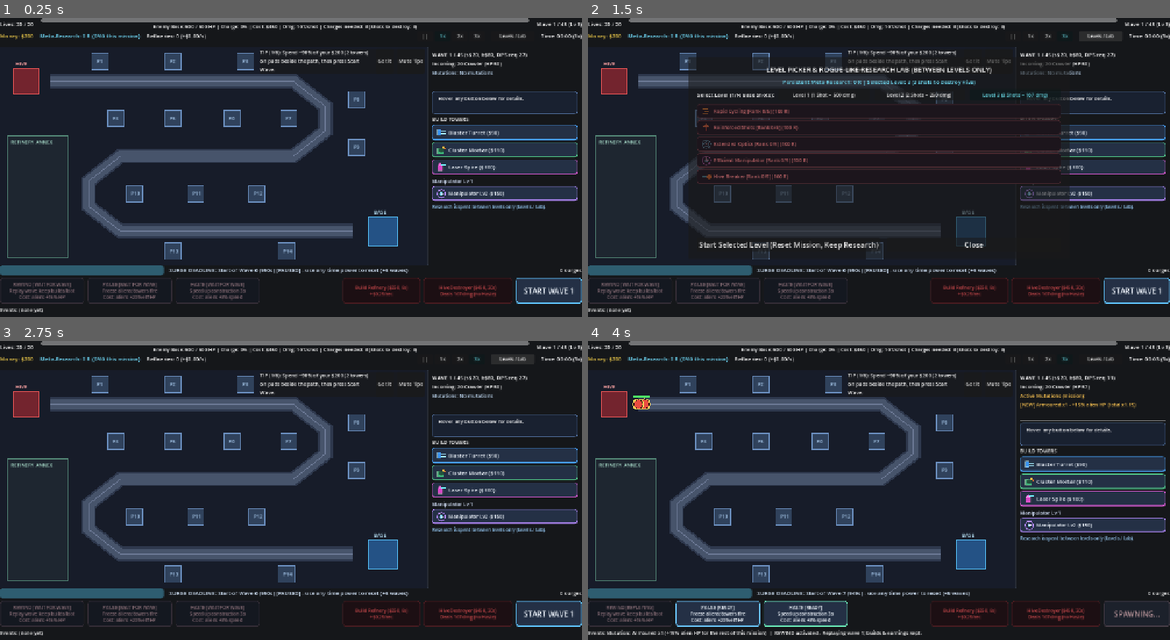
Above: before the commit, frames 1-4 (two rows, left to right).
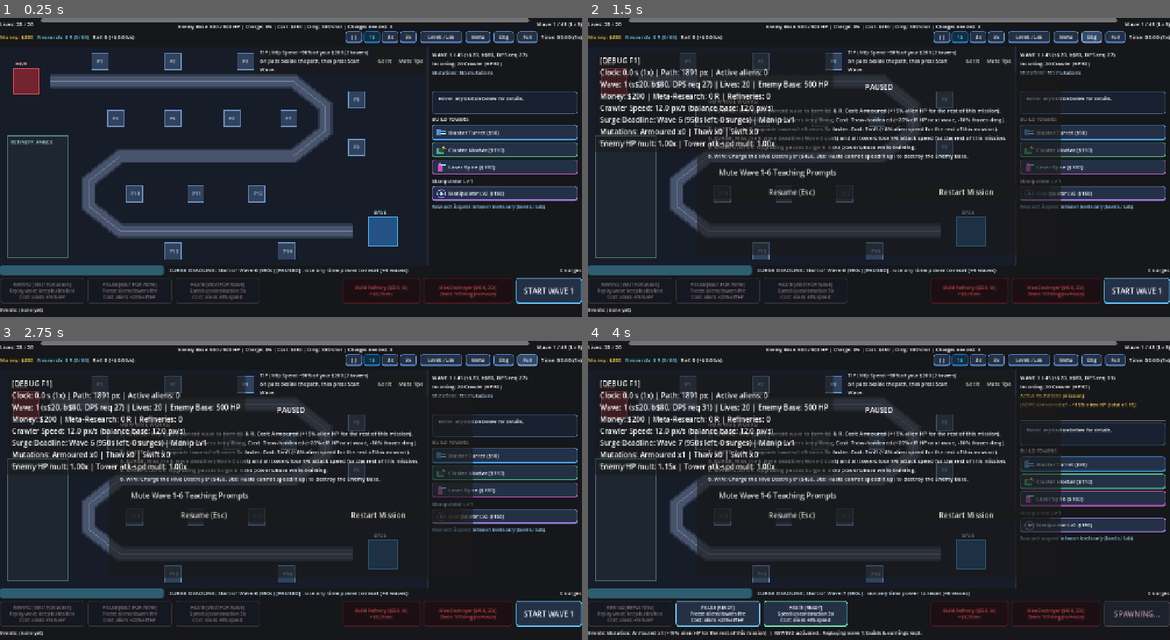
Above: after the commit, the same moments.

Repository: toxicw8st/time-defense
Game: Godot game, scene res://scenes/main.tscn
Same seed, same stepped clock (60 frames per second), same inputs: the game is played once before the commit and once after it.
Inputs (mouse positions are in pixels of both pictures, inside the frame that each line leads up to):
- Up to frame 1 (0.25 s): no input
- Up to frame 2 (1.5 s): click (1065, 35) at 0.5 s, where only the run after the commit has a clickable "Menu"; click (1094, 35) at 1.25 s, where only the run after the commit has a clickable "Dbg"
- Up to frame 3 (2.75 s): click (529, 358) at 2 s, where only the run after the commit has a clickable "Full"
- Up to frame 4 (4 s): click "START WAVE 1" at 2.75 s; click "REWIND [READY] Replay wave, k…" at 3.5 s

The runs differ from the first frame. In frame 1, 2.0% of the frame differs, in the area x 0-100%, y 2-9%; in frame 2, 15%; in frame 3, 18%; in frame 4, 18%, in the area x 0-100%, y 2-85%.

Commit message:
Add mobile touch ergonomics, Godot Web export preset, and GitHub Pages auto-deploy workflow

Diff:
--- a/project.godot
+++ b/project.godot
@@ -24,9 +24,16 @@
 window/size/viewport_width=1280
 window/size/viewport_height=720
 window/stretch/mode="canvas_items"
-window/stretch/aspect="expand"
+window/stretch/aspect="keep"
+window/handheld/orientation=0
+
+[input_devices]
+
+pointing/emulate_mouse_from_touch=true
+pointing/emulate_touch_from_mouse=false
 
 [rendering]
 
 renderer/rendering_method="gl_compatibility"
 renderer/rendering_method.mobile="gl_compatibility"
+textures/vram_compression/import_etc2_astc=true
--- a/scenes/hud.tscn
+++ b/scenes/hud.tscn
@@ -47,7 +47,7 @@
 
 [node name="Row2" type="HBoxContainer" parent="TopBar/VBox"]
 layout_mode = 2
-theme_override_constants/separation = 14
+theme_override_constants/separation = 8
 
 [node name="MoneyLabel" type="Label" parent="TopBar/VBox/Row2"]
 theme_override_colors/font_color = Color(1, 0.85, 0.3, 1)
@@ -59,47 +59,65 @@
 theme_override_colors/font_color = Color(0.45, 0.88, 1, 1)
 layout_mode = 2
 theme_override_font_sizes/font_size = 12
-text = "Meta-Research: 0 R"
+text = "Research: 0 R (0/60)"
 
 [node name="RefineriesLabel" type="Label" parent="TopBar/VBox/Row2"]
 layout_mode = 2
 size_flags_horizontal = 3
 theme_override_font_sizes/font_size = 12
-text = "Refineries: 0 (+$0.00/s)"
+text = "Ref: 0 (+$0.00/s)"
 
 [node name="SpeedBox" type="HBoxContainer" parent="TopBar/VBox/Row2"]
 layout_mode = 2
 theme_override_constants/separation = 4
 
 [node name="SpeedPauseButton" type="Button" parent="TopBar/VBox/Row2/SpeedBox"]
-custom_minimum_size = Vector2(34, 22)
+custom_minimum_size = Vector2(36, 26)
 layout_mode = 2
 theme_override_font_sizes/font_size = 10
 text = "||"
 
 [node name="Speed1xButton" type="Button" parent="TopBar/VBox/Row2/SpeedBox"]
-custom_minimum_size = Vector2(34, 22)
+custom_minimum_size = Vector2(36, 26)
 layout_mode = 2
 theme_override_font_sizes/font_size = 10
 text = "1x"
 
 [node name="Speed2xButton" type="Button" parent="TopBar/VBox/Row2/SpeedBox"]
-custom_minimum_size = Vector2(34, 22)
+custom_minimum_size = Vector2(36, 26)
 layout_mode = 2
 theme_override_font_sizes/font_size = 10
 text = "2x"
 
 [node name="Speed3xButton" type="Button" parent="TopBar/VBox/Row2/SpeedBox"]
-custom_minimum_size = Vector2(34, 22)
+custom_minimum_size = Vector2(36, 26)
 layout_mode = 2
 theme_override_font_sizes/font_size = 10
 text = "3x"
 
 [node name="LevelPickerButton" type="Button" parent="TopBar/VBox/Row2"]
-custom_minimum_size = Vector2(96, 22)
+custom_minimum_size = Vector2(92, 26)
 layout_mode = 2
 theme_override_font_sizes/font_size = 10
 text = "Levels / Lab"
+
+[node name="MenuButton" type="Button" parent="TopBar/VBox/Row2"]
+custom_minimum_size = Vector2(54, 26)
+layout_mode = 2
+theme_override_font_sizes/font_size = 10
+text = "Menu"
+
+[node name="DebugButton" type="Button" parent="TopBar/VBox/Row2"]
+custom_minimum_size = Vector2(44, 26)
+layout_mode = 2
+theme_override_font_sizes/font_size = 10
+text = "Dbg"
+
+[node name="FullscreenButton" type="Button" parent="TopBar/VBox/Row2"]
+custom_minimum_size = Vector2(44, 26)
+layout_mode = 2
+theme_override_font_sizes/font_size = 10
+text = "Full"
 
 [node name="ClockLabel" type="Label" parent="TopBar/VBox/Row2"]
 layout_mode = 2
--- a/scripts/hud.gd
+++ b/scripts/hud.gd
@@ -15,6 +15,9 @@
 @onready var speed_2x_button: Button = $TopBar/VBox/Row2/SpeedBox/Speed2xButton
 @onready var speed_3x_button: Button = $TopBar/VBox/Row2/SpeedBox/Speed3xButton
 @onready var level_picker_button: Button = $TopBar/VBox/Row2/LevelPickerButton
+@onready var menu_button: Button = $TopBar/VBox/Row2/MenuButton
+@onready var debug_button: Button = $TopBar/VBox/Row2/DebugButton
+@onready var fullscreen_button: Button = $TopBar/VBox/Row2/FullscreenButton
 @onready var clock_label: Label = $TopBar/VBox/Row2/ClockLabel
 
 @onready var right_panel: PanelContainer = $RightPanel
@@ -104,6 +107,7 @@
 var _icons: Dictionary = {}
 var _hover_descriptions: Dictionary = {}
 var _hovered_button: Button = null
+var _tapped_info_button: Button = null
 var _armed_style_state: Dictionary = {"blaster": false, "mortar": false, "laser": false}
 
 const RESEARCH_ORDER: Array[String] = [
@@ -138,6 +142,9 @@
 	speed_2x_button.pressed.connect(func() -> void: GameState.set_game_speed(2.0))
 	speed_3x_button.pressed.connect(func() -> void: GameState.set_game_speed(3.0))
 	level_picker_button.pressed.connect(_toggle_between_levels_screen)
+	menu_button.pressed.connect(_toggle_pause_menu)
+	debug_button.pressed.connect(_toggle_debug_panel)
+	fullscreen_button.pressed.connect(_toggle_fullscreen)
 
 	level_1_button.pressed.connect(func() -> void: _select_level(1))
 	level_2_button.pressed.connect(func() -> void: _select_level(2))
@@ -257,6 +264,9 @@
 	UIIcons.apply_right_button_theme(charge_button, Color(0.95, 0.62, 0.28))
 	UIIcons.apply_right_button_theme(start_wave_button, Color(0.38, 0.78, 1.0))
 
+	for top_btn in [speed_pause_button, speed_1x_button, speed_2x_button, speed_3x_button, level_picker_button, menu_button, debug_button, fullscreen_button]:
+		UIIcons.apply_right_button_theme(top_btn, Color(0.36, 0.56, 0.82))
+
 
 func _init_styled_button(btn: Button, icon_tex: Texture2D, accent: Color) -> void:
 	btn.icon = icon_tex
@@ -271,21 +281,32 @@
 			_hovered_button = null
 			_refresh_hover_info()
 	)
+	btn.pressed.connect(func() -> void:
+		_tapped_info_button = btn
+		_refresh_hover_info()
+	)
+	# Also respond to touch/click even when disabled so mobile users can tap any button to inspect it
+	btn.gui_input.connect(func(ev: InputEvent) -> void:
+		if (ev is InputEventMouseButton and ev.pressed and ev.button_index == MOUSE_BUTTON_LEFT) or (ev is InputEventScreenTouch and ev.pressed):
+			_tapped_info_button = btn
+			_refresh_hover_info()
+	)
 
 
 func _set_button_description(btn: Button, desc: String) -> void:
 	_hover_descriptions[btn] = desc
 	btn.tooltip_text = desc
-	if _hovered_button == btn:
+	if _hovered_button == btn or _tapped_info_button == btn:
 		_refresh_hover_info()
 
 
 func _refresh_hover_info() -> void:
-	if _hovered_button != null and _hover_descriptions.has(_hovered_button):
-		hover_info_label.text = _hover_descriptions[_hovered_button]
+	var active_btn: Button = _hovered_button if _hovered_button != null else _tapped_info_button
+	if active_btn != null and is_instance_valid(active_btn) and _hover_descriptions.has(active_btn):
+		hover_info_label.text = _hover_descriptions[active_btn]
 		hover_info_label.modulate = Color(0.95, 0.98, 1.0)
 	else:
-		hover_info_label.text = "Hover any button below for details."
+		hover_info_label.text = "Hover or tap any button below for details."
 		hover_info_label.modulate = Color(0.68, 0.76, 0.88)
 
 
@@ -345,25 +366,24 @@
 	var shot_dmg: int = base_attack_ref.get_shot_damage() if base_attack_ref != null else Balance.BASE_ATTACK_TEST_DAMAGE_OVERRIDE
 	var shots_left: int = base_attack_ref.get_shots_to_destroy_remaining() if base_attack_ref != null else int(ceil(float(m.enemy_base_hp) / float(shot_dmg)))
 	var charge_pct: int = int(round(base_attack_ref.get_charge_progress() * 100.0)) if base_attack_ref != null else 0
-	enemy_base_label.text = "Enemy Base: %d / %d HP | Charge: %d%% | Cost: $%d | Dmg: %d/shot | Charges needed: %d (Shots to destroy: %d)" % [
+	enemy_base_label.text = "Enemy Base: %d / %d HP | Charge: %d%% | Cost: $%d | Dmg: %d/shot | Charges needed: %d" % [
 		m.enemy_base_hp,
 		Balance.ENEMY_BASE_MAX_HP,
 		charge_pct,
 		Balance.BASE_ATTACK_COST,
 		shot_dmg,
 		shots_left,
-		shots_left,
 	]
 
 	var max_w: int = wave_manager_ref.max_waves_limit if wave_manager_ref != null else WavesData.MISSION_TARGET_WAVE
 	wave_label.text = "Wave %d / %d (Lv %d)" % [m.wave_number, max_w, GameState.selected_mission_level]
 	money_label.text = "Money: $%d" % m.economy["money"]
-	research_label.text = "Meta-Research: %d R (%d/%d this mission)" % [
+	research_label.text = "Research: %d R (%d/%d)" % [
 		GameState.meta_research,
 		int(m.stats["research_earned"]),
 		Balance.MAX_RESEARCH_PER_MISSION,
 	]
-	refineries_label.text = "Refineries: %d (+$%.2f/s)" % [
+	refineries_label.text = "Ref: %d (+$%.2f/s)" % [
 		m.economy["refineries_owned"],
 		float(m.economy["refineries_owned"]) * Balance.REFINERY_RATE_PER_SEC,
 	]
@@ -923,11 +943,26 @@
 	_refresh_selection_panel()
 
 
+func _toggle_debug_panel() -> void:
+	debug_panel.visible = not debug_panel.visible
+	_refresh_all()
+
+
+func _toggle_fullscreen() -> void:
+	var mode := DisplayServer.window_get_mode()
+	if mode == DisplayServer.WINDOW_MODE_FULLSCREEN or mode == DisplayServer.WINDOW_MODE_EXCLUSIVE_FULLSCREEN:
+		DisplayServer.window_set_mode(DisplayServer.WINDOW_MODE_WINDOWED)
+	else:
+		DisplayServer.window_set_mode(DisplayServer.WINDOW_MODE_FULLSCREEN)
+
+
 func _on_selection_cleared() -> void:
 	_selected_pad_idx = -1
 	_selected_tower = null
+	_tapped_info_button = null
 	_sell_confirm_armed = false
 	_refresh_selection_panel()
+	_refresh_hover_info()
 
 
 func _on_wave_summary_updated(summary_text: String) -> void:
@@ -1066,10 +1101,13 @@
 	_last_summary_text = ""
 	_selected_pad_idx = -1
 	_selected_tower = null
+	_hovered_button = null
+	_tapped_info_button = null
 	_sell_confirm_armed = false
 	_event_feed.clear()
 	event_feed_label.text = "Events: (none yet)"
 	_check_teaching_prompt()
+	_refresh_hover_info()
 
 
 func _on_start_wave_pressed() -> void:
--- a/scripts/map.gd
+++ b/scripts/map.gd
@@ -42,6 +42,7 @@
 const PLAYER_BASE_POS: Vector2 = Vector2(842, 405)
 const REFINERY_ANNEX_RECT: Rect2 = Rect2(16, 195, 134, 268)
 const PAD_SIZE: float = 36.0
+const PAD_TOUCH_RADIUS: float = 34.0 # Finger-friendly hit zone (68 px diameter; pads are >=105 px apart)
 
 @onready var map_click_area: Control = $MapClickArea
 @onready var enemy_path: Path2D = $EnemyPath
@@ -367,7 +368,14 @@
 		var rect := Rect2(p.x - half, p.y - half, PAD_SIZE, PAD_SIZE)
 		if rect.has_point(local_pos):
 			return i
-	return -1
+	var best_idx: int = -1
+	var best_dist_sq: float = PAD_TOUCH_RADIUS * PAD_TOUCH_RADIUS
+	for i in range(BUILD_PAD_POSITIONS.size()):
+		var d_sq: float = local_pos.distance_squared_to(BUILD_PAD_POSITIONS[i])
+		if d_sq <= best_dist_sq:
+			best_dist_sq = d_sq
+			best_idx = i
+	return best_idx
 
 
 func _draw() -> void:
--- a/tests/test_step8.gd
+++ b/tests/test_step8.gd
@@ -9,7 +9,8 @@
 ## (f) DPS needed per wave for Waves 1-10 matches prompt table [27, 37, 46, 60, 104, 138, 121, 137, 179, 544] within ~10%
 
 func _ready() -> void:
-	await _test_real_ui_clicks_and_hud_requirements()
+	var ui_ok: bool = await _test_real_ui_clicks_and_hud_requirements()
+	assert(ui_ok, "UI clicks and mobile ergonomics test must complete cleanly")
 	_test_f_dps_needed_and_algorithm_table()
 	_test_a_two_towers_fail_before_wave_5()
 	_test_b_fourth_refinery_impossible_before_wave_5()
@@ -44,7 +45,7 @@
 	await get_tree().process_frame
 
 
-func _test_real_ui_clicks_and_hud_requirements() -> void:
+func _test_real_ui_clicks_and_hud_requirements() -> bool:
 	GameState.reset_meta_progression()
 	GameState.prompts_muted = false
 	GameState.reset_mission()
@@ -80,6 +81,18 @@
 	var base_right_size: Vector2 = hud.right_panel.size
 	var base_hover_size: Vector2 = hud.hover_info_panel.size
 	assert(base_right_size == Vector2(340, 480), "RightPanel must stay fixed 340x480, got %s" % str(base_right_size))
+
+	# Verify mobile TopBar buttons exist, fit inside 1280px, and work without a keyboard (Esc/F1)
+	assert(hud.menu_button.visible and hud.debug_button.visible and hud.fullscreen_button.visible)
+	assert(hud.clock_label.get_global_rect().end.x <= 1280.0, "TopBar Row2 must fit cleanly inside 1280px")
+	hud.debug_button.pressed.emit()
+	assert(hud.debug_panel.visible, "Mobile Dbg button must toggle DebugPanel")
+	hud.debug_button.pressed.emit()
+	assert(not hud.debug_panel.visible)
+	hud.menu_button.pressed.emit()
+	assert(hud.pause_overlay.visible, "Mobile Menu button must open PauseOverlay")
+	hud.menu_button.pressed.emit()
+	assert(not hud.pause_overlay.visible)
 
 	var buttons_to_hover: Array[Button] = [
 		hud.build_blaster_button,
@@ -96,6 +109,23 @@
 		b.mouse_exited.emit()
 		await get_tree().process_frame
 
+	# Verify mobile tap-to-inspect works even on disabled buttons (no hover required)
+	GameState.mission.economy["money"] = 100 # Less than Manipulator Lv2 ($150) so button is disabled
+	hud._refresh_all()
+	assert(hud.manip_upgrade_button.disabled)
+	var tap_ev := InputEventScreenTouch.new()
+	tap_ev.pressed = true
+	hud.manip_upgrade_button.gui_input.emit(tap_ev)
+	await get_tree().process_frame
+	assert(hud.hover_info_label.text.contains("Lv2"), "Tapping disabled button on touch must show its description: %s" % hud.hover_info_label.text)
+	GameState.mission.economy["money"] = Balance.STARTING_MONEY
+	hud._refresh_all()
+
+	# Verify touch-friendly 34px hit zone selects Pad P1 even when tapped +24px off-center!
+	await _send_left_click(map, Vector2(220.0 + 24.0, 96.0))
+	assert(map.selected_pad_index == 0, "Mobile 34px touch pad hitbox must select Pad P1 at +24px offset")
+	await _send_left_click(map, Vector2(100.0, 200.0))
+
 	# Click Pad P1 -> build Blaster ($90); click Laser ($100) -> click Pad P11 -> builds Laser ($190 total spent!)
 	var p1_screen := Vector2(220.0, 96.0)
 	await _send_left_click(map, p1_screen)
@@ -132,6 +162,7 @@
 	GameState.prompts_muted = false
 	remove_child(inst)
 	inst.queue_free()
+	return true
 
 
 func _test_f_dps_needed_and_algorithm_table() -> void:
Not shown, added: export_presets.cfg
Not shown, changed: DECISIONS.md
Not shown, changed: tests/test_notes.md
